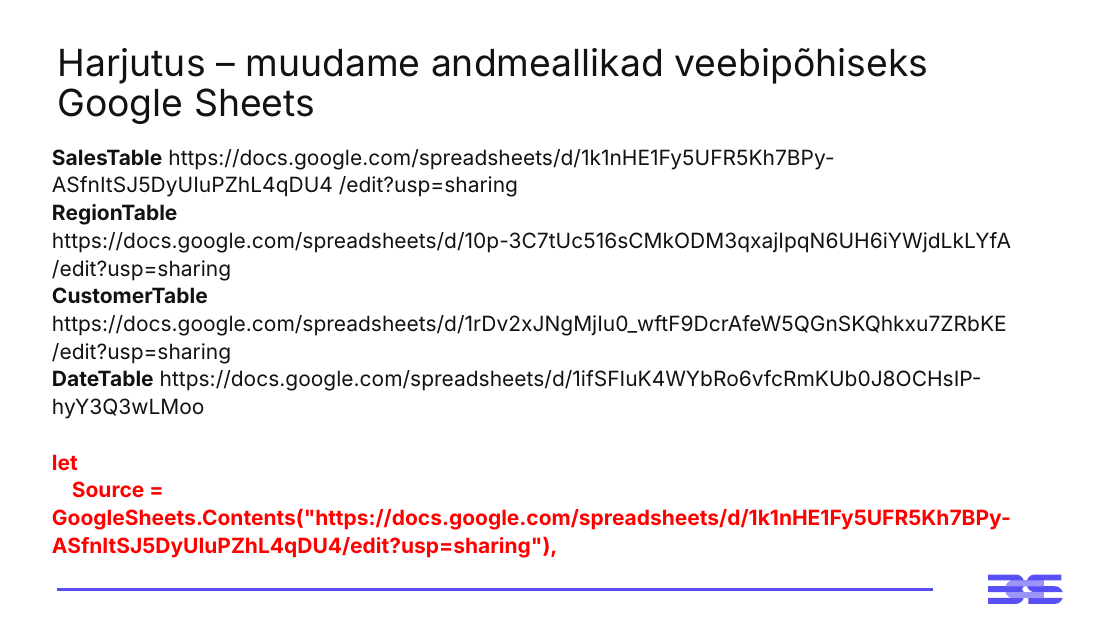
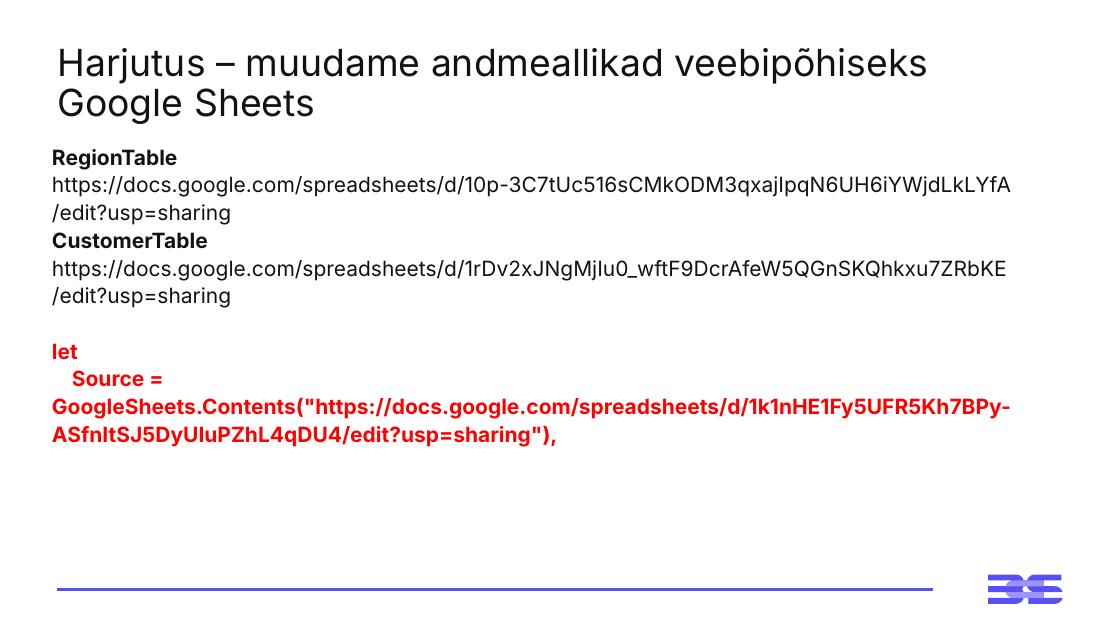
Before and after one commit to emilieabel/andmetarkus, a slide deck: slide 9 of Materjalid/Day3 M Visuaalid Andmelugu/3-paev-andmetarkus-esitlus.pptx (slide 7 before the commit). Drawn at 1120x630 pixels with LibreOffice and Linux fonts; fonts in the diff are those of the drawing. Boxes give left, top, right and bottom in pixels: in the first picture for what was removed or moved away, otherwise in the second. Text is boxed around its words. In the diff, an @@ line names an element or a change of style, - is before the commit and + after.

```diff
--- a/Materjalid/Day3 M Visuaalid Andmelugu/3-paev-andmetarkus-esitlus.pptx
+++ b/Materjalid/Day3 M Visuaalid Andmelugu/3-paev-andmetarkus-esitlus.pptx
@@ text at (52, 149, 834, 197): paragraph removed @@
-  SalesTable https://docs.google.com/spreadsheets/d/1k1nHE1Fy5UFR5Kh7BPy-ASfnItSJ5DyUIuPZhL4qDU4 /edit?usp=sharing
@@ text at (52, 370, 982, 419): paragraph removed @@
-  DateTable https://docs.google.com/spreadsheets/d/1ifSFIuK4WYbRo6vfcRmKUb0J8OCHsIP-hyY3Q3wLMoo
```
Also in this commit, not shown: 7 other slides changed, 4 slides added, 5 other files.
